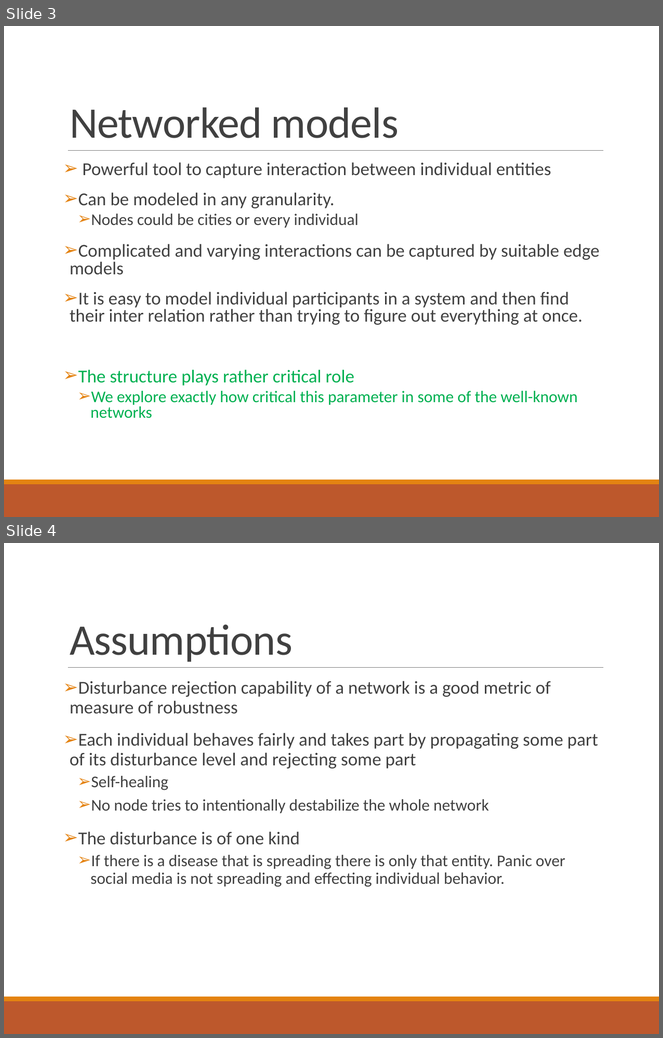
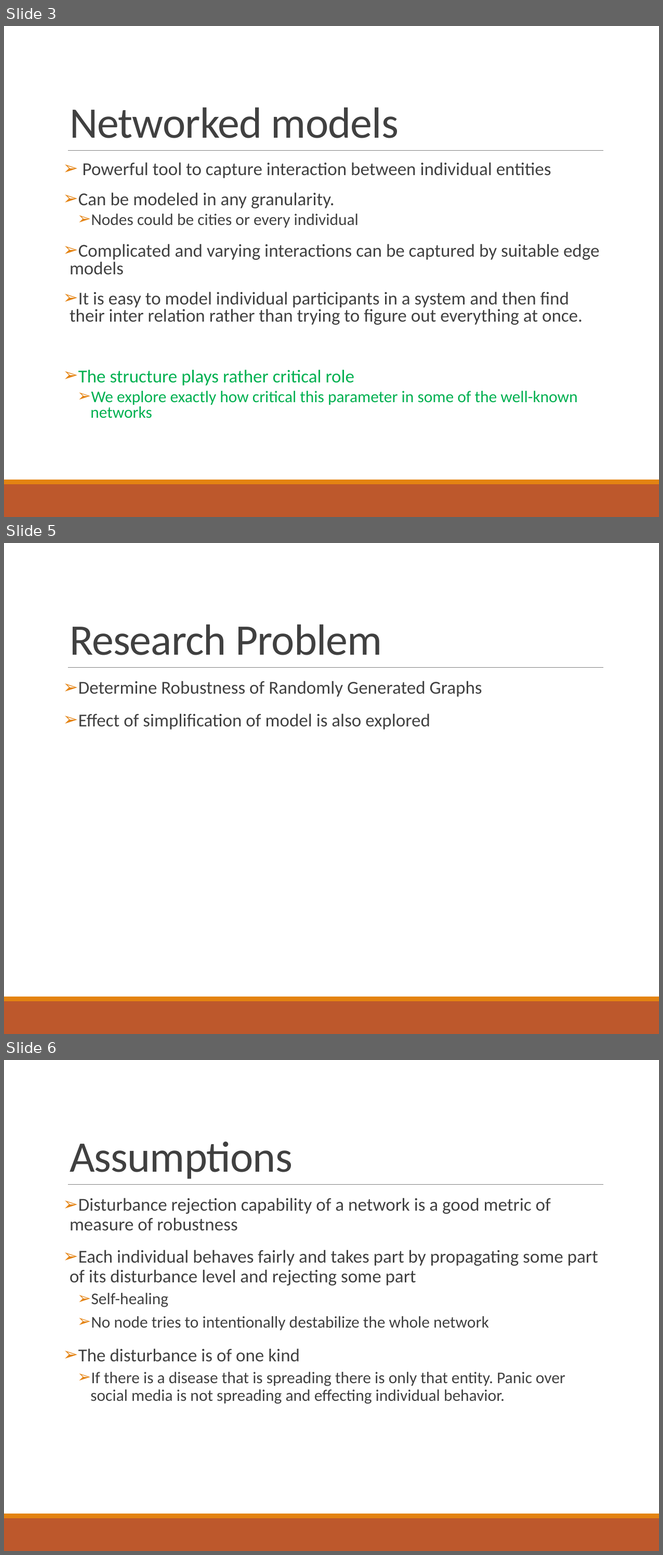
Before and after one commit to ParthaEth/Epidemics_Spreading_With_Cascade_Network, a slide deck: presentation/disease_spreading_presentation.pptx. Shown one above the other, each under a label of ours: slides 3 and 4 before the commit, slides 3, 5 and 6 after it; the slides between them are not shown. The pictures are 663x1038 and 663x1555 pixels, drawn with LibreOffice and Linux fonts; fonts in the diff are those of the drawing. Boxes give left, top, right and bottom in pixels: in the first picture for what was removed or moved away, otherwise in the second. Text is boxed around its words. In the diff, an @@ line names an element or a change of style, - is before the commit and + after.

Commit message:
Two slides on literature review and research problem added

```diff
--- a/presentation/disease_spreading_presentation.pptx
+++ b/presentation/disease_spreading_presentation.pptx
@@ slide 5 added at (4, 543, 659, 1034), background #FFFFFF; not listed: 3 template elements that a slide beside it also shows @@
@@ title added at (70, 624, 382, 655), 48 pt, text #404040 @@
+Research Problem
@@ text added at (78, 681, 482, 730), 20 pt, text #404040 @@
+➢ Determine Robustness of Randomly Generated Graphs
+➢ Effect of simplification of model is also explored
@@ what was slide 4 is now slide 6 @@
```
Also in this commit, not shown: 1 other slide added.
